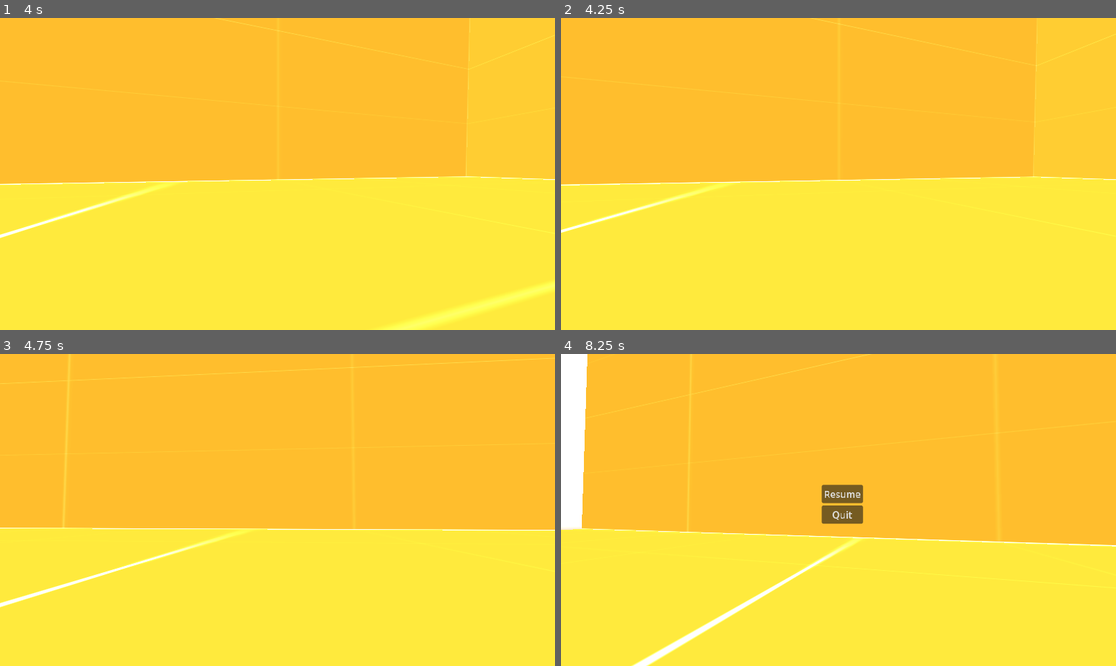
Above: before the commit, frames 1-4 (two rows, left to right).
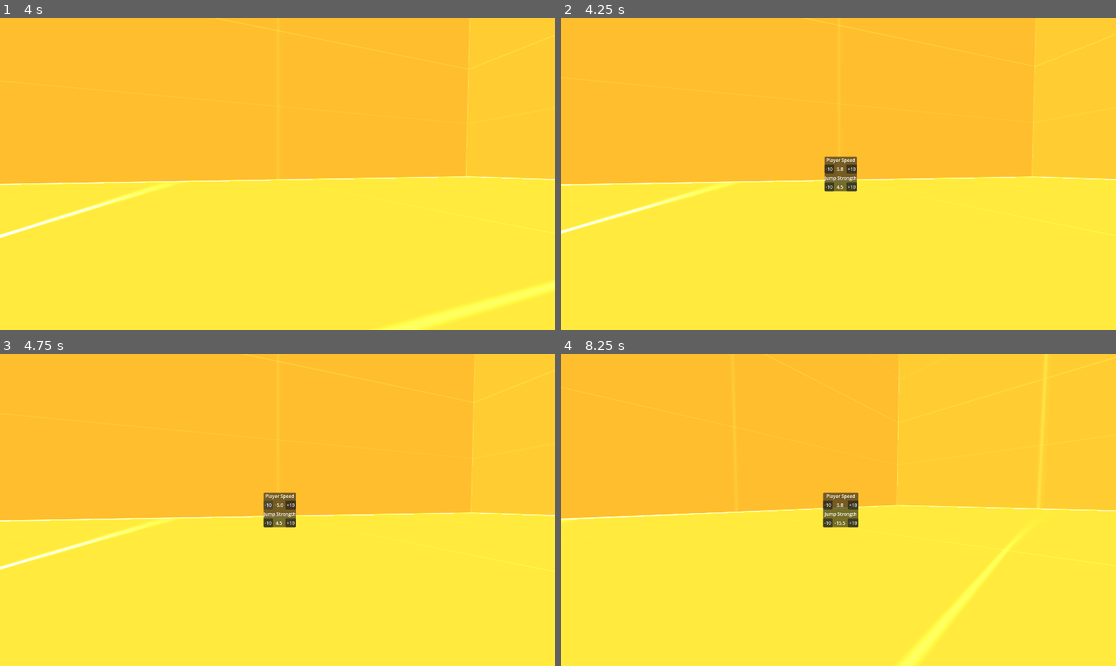
Above: after the commit, the same moments.

Repository: CannedFoody/Game_Side_Project
Game: Godot game, scene res://Scenes/testing_level.tscn
Two runs of this game, one before a commit and one after it. Both use one fixed random seed, a clock stepped at 60 frames per second and the inputs below.
Inputs (mouse positions are in pixels of both pictures, inside the frame that each line leads up to):
- Up to frame 1 (4 s): tap Enter (ui_accept) at 0.5, 0.77, 1.52, 3.02, 3.77 s; move the mouse to (305, 174) at 0.52 s; hold W (Forward) from 0.53 s (still down); tap Shift (Sprint) every 0.75 s from 0.6 to 3.6 s; move the mouse to (249, 174) at 1.27 s; move the mouse to (288, 167) at 2.02 s; move the mouse to (271, 180) at 2.77 s; move the mouse to (316, 177) at 3.52 s
- Up to frame 2 (4.25 s): keep holding W (Forward); tap F1 (Debug) at 4.15 s
- Up to frame 3 (4.75 s): release W (Forward) at 4.25 s; click (266, 503) at 4.25 s, where only the run after the commit has a clickable "-10"
- Up to frame 4 (8.25 s): click (849, 503) at 5 s, where only the run after the commit has a clickable "+10"; click (827, 522) at 5.75 s, where only the run after the commit has a clickable "-10"; click (849, 522) at 6.5 s, where only the run after the commit has a clickable "+10"; tap Enter (ui_accept) at 7.25, 7.52 s; move the mouse to (794, 506) at 7.27 s; hold W (Forward) 7.28-8.03 s; tap Shift (Sprint) at 7.35, 8.1 s; tap Escape (Pause) at 7.9 s; move the mouse to (866, 510) at 8.02 s; hold S (Backward) from 8.03 s (still down)

Frame 1 is identical in both runs. In frame 2, 1.1% of the frame differs, in the area x 0-98%, y 0-70%; in frame 3, 5.7%; in frame 4, 13%, in the area x 0-100%, y 0-100%.

Commit message:
Added a semi-functioning debug menu with some kinks than need to be ironed out, but that's for another day.

Diff:
--- /dev/null
+++ b/Scenes/debug_menu.tscn
@@ -0,0 +1,81 @@
+[gd_scene format=3 uid="uid://cfipbh0c2l1g0"]
+
+[node name="debug_menu" type="Control" unique_id=779060456]
+layout_mode = 3
+anchors_preset = 15
+anchor_right = 1.0
+anchor_bottom = 1.0
+grow_horizontal = 2
+grow_vertical = 2
+
+[node name="PanelContainer" type="PanelContainer" parent="." unique_id=1659922507]
+layout_mode = 1
+anchors_preset = 8
+anchor_left = 0.5
+anchor_top = 0.5
+anchor_right = 0.5
+anchor_bottom = 0.5
+offset_left = -20.0
+offset_top = -20.0
+offset_right = 35.0
+offset_bottom = 20.0
+grow_horizontal = 2
+grow_vertical = 2
+
+[node name="VBoxContainer" type="VBoxContainer" parent="PanelContainer" unique_id=1558953352]
+layout_mode = 2
+
+[node name="player_speed_label" type="Label" parent="PanelContainer/VBoxContainer" unique_id=2142836062]
+layout_mode = 2
+text = "Player Speed"
+horizontal_alignment = 1
+
+[node name="speed" type="HBoxContainer" parent="PanelContainer/VBoxContainer" unique_id=890987105]
+layout_mode = 2
+
+[node name="speed_plus" type="Button" parent="PanelContainer/VBoxContainer/speed" unique_id=1463850258]
+layout_mode = 2
+text = "-10"
+
+[node name="Control2" type="Control" parent="PanelContainer/VBoxContainer/speed" unique_id=1615144100]
+layout_mode = 2
+size_flags_horizontal = 3
+
+[node name="player_speed_value" type="Label" parent="PanelContainer/VBoxContainer/speed" unique_id=1279351677]
+layout_mode = 2
+horizontal_alignment = 1
+
+[node name="Control" type="Control" parent="PanelContainer/VBoxContainer/speed" unique_id=848883541]
+layout_mode = 2
+size_flags_horizontal = 3
+
+[node name="speed_minus" type="Button" parent="PanelContainer/VBoxContainer/speed" unique_id=905576347]
+layout_mode = 2
+text = "+10"
+
+[node name="jump_strength_label" type="Label" parent="PanelContainer/VBoxContainer" unique_id=754823980]
+layout_mode = 2
+text = "Jump Strength"
+horizontal_alignment = 1
+
+[node name="jump_strength" type="HBoxContainer" parent="PanelContainer/VBoxContainer" unique_id=625027719]
+layout_mode = 2
+
+[node name="strength_minus" type="Button" parent="PanelContainer/VBoxContainer/jump_strength" unique_id=635063535]
+layout_mode = 2
+text = "-10"
+
+[node name="Control" type="Control" parent="PanelContainer/VBoxContainer/jump_strength" unique_id=257764159]
+layout_mode = 2
+size_flags_horizontal = 3
+
+[node name="jump_strength_value" type="Label" parent="PanelContainer/VBoxContainer/jump_strength" unique_id=871124245]
+layout_mode = 2
+
+[node name="Control2" type="Control" parent="PanelContainer/VBoxContainer/jump_strength" unique_id=913912679]
+layout_mode = 2
+size_flags_horizontal = 3
+
+[node name="strength_plus" type="Button" parent="PanelContainer/VBoxContainer/jump_strength" unique_id=2069063612]
+layout_mode = 2
+text = "+10"
--- a/Scenes/player.tscn
+++ b/Scenes/player.tscn
@@ -91,5 +91,92 @@
 layout_mode = 2
 text = "Quit"
 
+[node name="Debug Menu" type="Node" parent="." unique_id=10539845]
+
+[node name="debug_menu" type="Control" parent="Debug Menu" unique_id=779060456]
+visible = false
+layout_mode = 3
+anchors_preset = 15
+anchor_right = 1.0
+anchor_bottom = 1.0
+grow_horizontal = 2
+grow_vertical = 2
+
+[node name="PanelContainer" type="PanelContainer" parent="Debug Menu/debug_menu" unique_id=1659922507]
+layout_mode = 1
+anchors_preset = 8
+anchor_left = 0.5
+anchor_top = 0.5
+anchor_right = 0.5
+anchor_bottom = 0.5
+offset_left = -20.0
+offset_top = -20.0
+offset_right = 35.0
+offset_bottom = 20.0
+grow_horizontal = 2
+grow_vertical = 2
+
+[node name="VBoxContainer" type="VBoxContainer" parent="Debug Menu/debug_menu/PanelContainer" unique_id=1558953352]
+layout_mode = 2
+
+[node name="player_speed_label" type="Label" parent="Debug Menu/debug_menu/PanelContainer/VBoxContainer" unique_id=2142836062]
+layout_mode = 2
+text = "Player Speed"
+horizontal_alignment = 1
+
+[node name="speed" type="HBoxContainer" parent="Debug Menu/debug_menu/PanelContainer/VBoxContainer" unique_id=890987105]
+layout_mode = 2
+
+[node name="speed_plus" type="Button" parent="Debug Menu/debug_menu/PanelContainer/VBoxContainer/speed" unique_id=1463850258]
+layout_mode = 2
+text = "-10"
+
+[node name="Control2" type="Control" parent="Debug Menu/debug_menu/PanelContainer/VBoxContainer/speed" unique_id=1615144100]
+layout_mode = 2
+size_flags_horizontal = 3
+
+[node name="player_speed_value" type="Label" parent="Debug Menu/debug_menu/PanelContainer/VBoxContainer/speed" unique_id=1279351677]
+layout_mode = 2
+horizontal_alignment = 1
+
+[node name="Control" type="Control" parent="Debug Menu/debug_menu/PanelContainer/VBoxContainer/speed" unique_id=848883541]
+layout_mode = 2
+size_flags_horizontal = 3
+
+[node name="speed_minus" type="Button" parent="Debug Menu/debug_menu/PanelContainer/VBoxContainer/speed" unique_id=905576347]
+layout_mode = 2
+text = "+10"
+
+[node name="jump_strength_label" type="Label" parent="Debug Menu/debug_menu/PanelContainer/VBoxContainer" unique_id=754823980]
+layout_mode = 2
+text = "Jump Strength"
+horizontal_alignment = 1
+
+[node name="jump_strength" type="HBoxContainer" parent="Debug Menu/debug_menu/PanelContainer/VBoxContainer" unique_id=625027719]
+layout_mode = 2
+
+[node name="strength_minus" type="Button" parent="Debug Menu/debug_menu/PanelContainer/VBoxContainer/jump_strength" unique_id=635063535]
+layout_mode = 2
+text = "-10"
+
+[node name="Control" type="Control" parent="Debug Menu/debug_menu/PanelContainer/VBoxContainer/jump_strength" unique_id=257764159]
+layout_mode = 2
+size_flags_horizontal = 3
+
+[node name="jump_strength_value" type="Label" parent="Debug Menu/debug_menu/PanelContainer/VBoxContainer/jump_strength" unique_id=871124245]
+layout_mode = 2
+
+[node name="Control2" type="Control" parent="Debug Menu/debug_menu/PanelContainer/VBoxContainer/jump_strength" unique_id=913912679]
+layout_mode = 2
+size_flags_horizontal = 3
+
+[node name="strength_plus" type="Button" parent="Debug Menu/debug_menu/PanelContainer/VBoxContainer/jump_strength" unique_id=2069063612]
+layout_mode = 2
+text = "+10"
+
 [connection signal="pressed" from="Pause Menu/Pause_Menu/MarginContainer/VBoxContainer/Resume" to="." method="_on_resume_pressed"]
 [connection signal="pressed" from="Pause Menu/Pause_Menu/MarginContainer/VBoxContainer/Quit" to="." method="_on_quit_pressed"]
+[connection signal="pressed" from="Debug Menu/debug_menu/PanelContainer/VBoxContainer/speed/speed_plus" to="." method="_on_speed_plus_pressed"]
+[connection signal="pressed" from="Debug Menu/debug_menu/PanelContainer/VBoxContainer/speed/speed_minus" to="." method="_on_speed_minus_pressed"]
+[connection signal="pressed" from="Debug Menu/debug_menu/PanelContainer/VBoxContainer/jump_strength/strength_minus" to="." method="_on_strength_minus_pressed"]
+[connection signal="pressed" from="Debug Menu/debug_menu/PanelContainer/VBoxContainer/jump_strength/strength_plus" to="." method="_on_strength_plus_pressed"]
--- a/Scripts/player_script.gd
+++ b/Scripts/player_script.gd
@@ -4,7 +4,9 @@
 class_name PlayerController
 extends CharacterBody3D
 
+# Menus
 @onready var pause_menu: Control = $"Pause Menu/Pause_Menu"
+@onready var debug_menu: Control = $"Debug Menu/debug_menu"
 
 # Labels for information
 @onready var x_pos: Label = $PanelContainer/VBoxContainer/x_pos
@@ -13,6 +15,9 @@
 @onready var velocity_x: Label = $PanelContainer/VBoxContainer/velocity_x
 @onready var velocity_y: Label = $PanelContainer/VBoxContainer/velocity_y
 @onready var panel_container: PanelContainer = $PanelContainer
+@onready var player_speed_value: Label = $"Debug Menu/debug_menu/PanelContainer/VBoxContainer/speed/player_speed_value"
+@onready var jump_strength_value: Label = $"Debug Menu/debug_menu/PanelContainer/VBoxContainer/jump_strength/jump_strength_value"
+
 
 var paused = false
 var info_hidden = true
@@ -34,6 +39,9 @@
 	if(Input.is_action_just_pressed("Pause")):
 		pause_menu_functionality()
 
+	if(Input.is_action_just_pressed("Debug")):
+		debug_menu_functionality()
+
 #	Debug information panel toggle and information toggle.
 
 	x_pos.text = "X | " + str(global_position.x)
@@ -41,6 +49,8 @@
 	z_pos.text = "Z | " + str(global_position.z)
 	velocity_x.text = "Velocity X | " + str(velocity.x)
 	velocity_y.text = "Velocity Y | " + str(velocity.y)
+	player_speed_value.text = str(player_speed)
+	jump_strength_value.text = str(player_jump_velocity)
 
 	if(info_hidden):
 		panel_container.hide()
@@ -78,6 +88,8 @@
 			velocity.z = move_toward(velocity.z, 0, player_speed)
 		move_and_slide()
 
+# Pause menu functionality
+
 func pause_menu_functionality():
 	if(paused):
 		pause_menu.hide()
@@ -90,9 +102,38 @@
 
 	paused = !paused
 
-
 func _on_resume_pressed() -> void:
 	pause_menu_functionality()
 
 func _on_quit_pressed() -> void:
 	get_tree().quit()
+
+# Debug menu functionality
+
+func debug_menu_functionality():
+	if(paused):
+		debug_menu.hide()
+		Engine.time_scale = 1
+		Input.set_mouse_mode(Input.MOUSE_MODE_CAPTURED)
+	else:
+		debug_menu.show()
+		Engine.time_scale = 0
+		Input.set_mouse_mode(Input.MOUSE_MODE_VISIBLE)
+
+	paused = !paused
+
+# Player speed debug menu functionality
+
+func _on_speed_plus_pressed() -> void:
+	player_speed -= 10
+
+func _on_speed_minus_pressed() -> void:
+	player_speed += 10
+
+# Player jump strength debug menu functionality
+
+func _on_strength_plus_pressed() -> void:
+	player_jump_velocity -= 10
+
+func _on_strength_minus_pressed() -> void:
+	player_jump_velocity += 10
